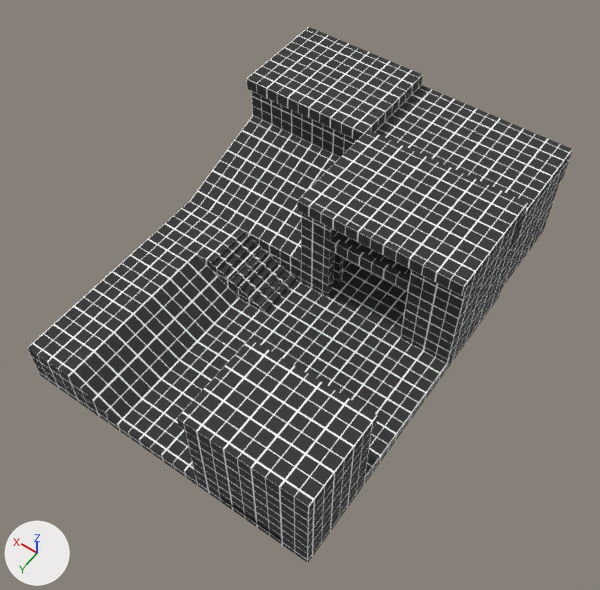
The OBJ model model/dev.obj as it was, and as the next commit left it.
Camera for both pictures: a 50 mm lens placed at (-404.0, 775.0, 1634.0), pointed at (295.0, -203.0, 97.0). The axes (+X, +Y, +Z) are drawn at lower left. The lights are the same throughout. The first picture is the older version. Where no turn or scale is listed for an object, it has been applied to the vertices.

The older version as bpy lines, for what is in view:
```python
ob_entity0_brush0 = bpy.data.objects.new('entity0_brush0', me_entity0_brush0)
ob_entity0_brush0.location = (0.0, 0.0, 0.0)
ob_entity0_brush1 = bpy.data.objects.new('entity0_brush1', me_entity0_brush1)
ob_entity0_brush1.location = (0.0, 0.0, 0.0)
ob_entity0_brush17 = bpy.data.objects.new('entity0_brush17', me_entity0_brush17)
ob_entity0_brush17.location = (0.0, 0.0, 0.0)
ob_entity0_brush18 = bpy.data.objects.new('entity0_brush18', me_entity0_brush18)
ob_entity0_brush18.location = (0.0, 0.0, 0.0)
ob_entity0_brush19 = bpy.data.objects.new('entity0_brush19', me_entity0_brush19)
ob_entity0_brush19.location = (0.0, 0.0, 0.0)
ob_entity0_brush2 = bpy.data.objects.new('entity0_brush2', me_entity0_brush2)
ob_entity0_brush2.location = (0.0, 0.0, 0.0)
ob_entity0_brush20 = bpy.data.objects.new('entity0_brush20', me_entity0_brush20)
ob_entity0_brush20.location = (0.0, 0.0, 0.0)
ob_entity0_brush3 = bpy.data.objects.new('entity0_brush3', me_entity0_brush3)
ob_entity0_brush3.location = (0.0, 0.0, 0.0)
# also in view: 'entity0_brush15' at (624.0, -224.0, 52.0); 'entity0_brush29' at (0.0, -296.0, 152.0); 'entity0_brush23' at (528.0, -680.0, 304.0); 'entity0_brush16' at (88.0, 160.0, 240.0); 'entity0_brush45' at (168.0, -296.0, 208.0)
```
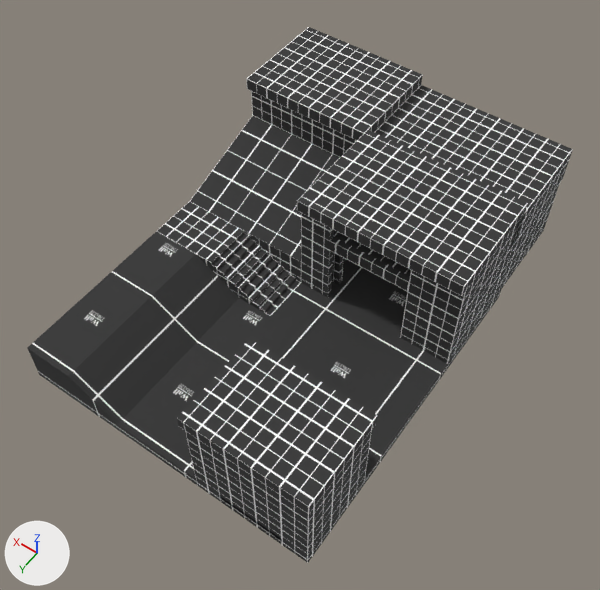
Boxes (x1, y1, x2, y2) around the edits, measured in the pictures (600 x 590 px):
'entity0_brush2', recoloured, surface changed (grey to black): (68, 254, 239, 431) in both
'entity0_brush20', recoloured, surface changed (white to grey): (190, 115, 338, 282) in both
'entity0_brush1', recoloured, surface changed: (118, 298, 314, 484) in both
'entity0_brush3', recoloured, surface changed: (27, 231, 195, 402) in both
'entity0_brush17', recoloured, surface changed (white to black): (271, 283, 447, 409) in both
'entity0_brush0', recoloured, surface changed (white to black): (294, 342, 419, 484) in both
'entity0_brush18', recoloured: (328, 259, 501, 370) in both
part 5 of me_entity0_brush20, recoloured (white to grey): (190, 115, 338, 262) in both
part 6 of me_entity0_brush20, surface changed (white to grey): (190, 115, 338, 262) in both

The change, as a diff of the scene's bpy script:
```diff
--- a/model/dev.obj.py
+++ b/model/dev.obj.py
@@ me_entity0_brush0 @@
 me_entity0_brush0.from_pydata(...)  # 8 vertices, 6 faces; spans x -64.0..224.0, y -160.0..64.0, z -16.0..16.0
-me_entity0_brush0.materials.append(mat_dev_wall32)  # picture img_wall32_tga
+# me_entity0_brush0 part 1: texture (UV) coordinates of 6 of 6 faces, centred in x -64.0..224.0, y -160.0..64.0, z -16.0..16.0, changed; they spanned u -3.5..3.5, v -2.5..1.0 and now span u -0.88..0.88, v -0.62..0.25
+me_entity0_brush0.materials.append(mat_dev_wall128gr)  # picture img_wall128gr_tga
@@ me_entity0_brush1 @@
 me_entity0_brush1.from_pydata(...)  # 8 vertices, 6 faces; spans x 224.0..448.0, y -160.0..272.0, z -16.0..16.0
-me_entity0_brush1.materials.append(mat_dev_wall32)  # picture img_wall32_tga
+# me_entity0_brush1 part 2: texture (UV) coordinates of 6 of 6 faces, centred in x 224.0..448.0, y -160.0..272.0, z -16.0..16.0, changed; they spanned u -7.0..7.0, v -2.5..4.25 and now span u -1.75..1.75, v -0.62..1.06
+me_entity0_brush1.materials.append(mat_dev_wall128gr)  # picture img_wall128gr_tga
@@ me_entity0_brush17 @@
 me_entity0_brush17.from_pydata(...)  # 8 vertices, 6 faces; spans x -64.0..352.0, y -288.0..-160.0, z -16.0..16.0
-me_entity0_brush17.materials.append(mat_dev_wall32)  # picture img_wall32_tga
+# me_entity0_brush17 part 3: texture (UV) coordinates of 6 of 6 faces, centred in x -64.0..352.0, y -288.0..-160.0, z -16.0..16.0, changed; they spanned u -5.5..5.5, v -4.5..0.25 and now span u -1.38..1.38, v -1.12..0.06
+me_entity0_brush17.materials.append(mat_dev_wall128gr)  # picture img_wall128gr_tga
@@ me_entity0_brush18 @@
 me_entity0_brush18.from_pydata(...)  # 8 vertices, 6 faces; spans x -64.0..352.0, y -560.0..-288.0, z -16.0..16.0
-me_entity0_brush18.materials.append(mat_dev_wall32)  # picture img_wall32_tga
+me_entity0_brush18.materials.append(mat_dev_wall128gr)  # picture img_wall128gr_tga
@@ me_entity0_brush2 @@
 me_entity0_brush2.from_pydata(...)  # 8 vertices, 6 faces; spans x 448.0..576.0, y -160.0..272.0, z -16.0..96.0
-me_entity0_brush2.materials.append(mat_dev_wall32)  # picture img_wall32_tga
+# me_entity0_brush2 part 4: texture (UV) coordinates of 6 of 6 faces, centred in x 448.0..576.0, y -160.0..272.0, z -16.0..56.0, changed; they spanned u -9.0..9.0, v -2.5..4.25 and now span u -2.25..2.25, v -0.62..1.06
+me_entity0_brush2.materials.append(mat_dev_wall128gr)  # picture img_wall128gr_tga
@@ me_entity0_brush20 @@
 me_entity0_brush20.from_pydata(...)  # 8 vertices, 6 faces; spans x 352.0..704.0, y -560.0..-288.0, z 16.0..192.0
+# me_entity0_brush20 part 5: the 1 face centred in x 528.0, y -424.0, z 144.0 switches from mat_dev_wall32 (picture img_wall32_tga) to mat_dev_wall64a (picture img_wall64a_tga)
+# me_entity0_brush20 part 6: texture (UV) coordinates of 1 of 6 faces, centred in x 528.0, y -424.0, z 144.0, changed; they spanned u 5.5..11.0, v -8.75..-4.5 and now span u 2.75..5.5, v -4.38..-2.25
 me_entity0_brush20.materials.append(mat_dev_wall32)
+me_entity0_brush20.materials.append(mat_dev_wall64a)  # picture img_wall64a_tga
@@ me_entity0_brush3 @@
 me_entity0_brush3.from_pydata(...)  # 8 vertices, 6 faces; spans x 576.0..704.0, y -160.0..272.0, z -16.0..96.0
-me_entity0_brush3.materials.append(mat_dev_wall32)  # picture img_wall32_tga
+# me_entity0_brush3 part 7: texture (UV) coordinates of 6 of 6 faces, centred in x 576.0..704.0, y -160.0..272.0, z -16.0..96.0, changed; they spanned u -11.0..11.0, v -2.5..4.25 and now span u -2.75..2.75, v -0.62..1.06
+me_entity0_brush3.materials.append(mat_dev_wall128gr)  # picture img_wall128gr_tga
```
